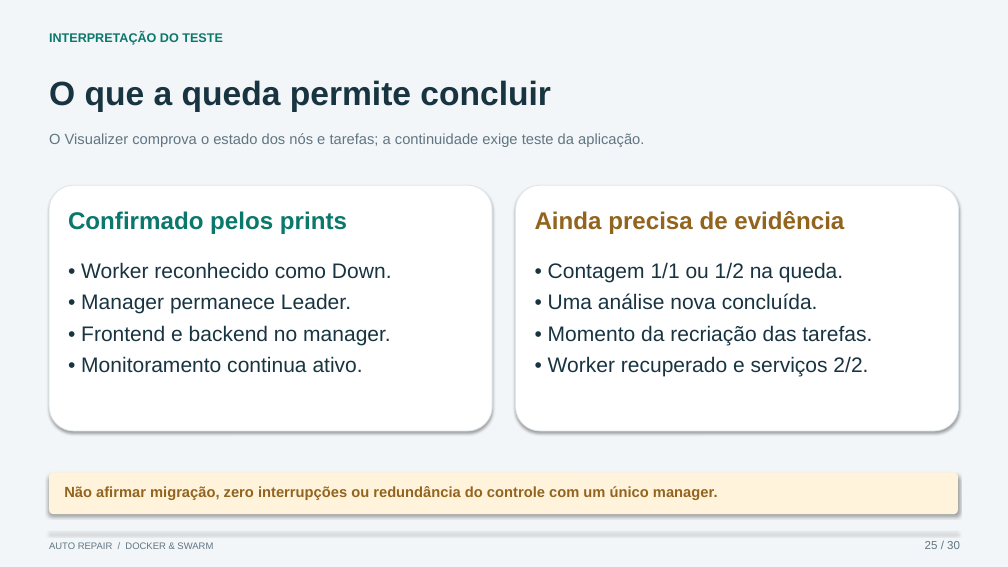
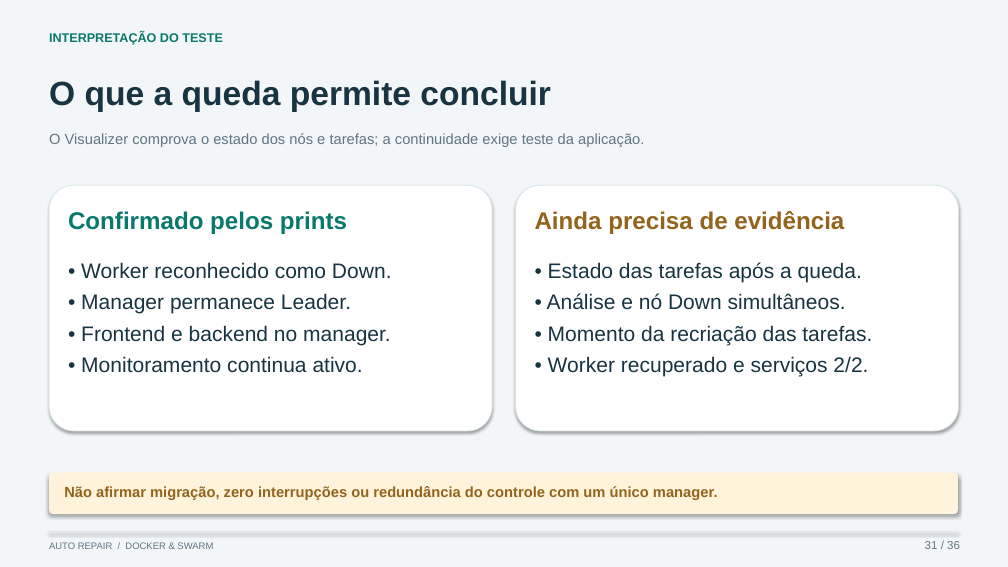
Before and after one commit to KaykyMatos845/auto-repair-budget-agent, a slide deck: slide 31 of public/auto-repair-apresentacao-demonstracao.pptx (slide 25 before the commit). Drawn at 1008x567 pixels with LibreOffice and Linux fonts; fonts in the diff are those of the drawing. Boxes give left, top, right and bottom in pixels: in the first picture for what was removed or moved away, otherwise in the second. Text is boxed around its words. In the diff, an @@ line names an element or a change of style, - is before the commit and + after.

```diff
--- a/public/auto-repair-apresentacao-demonstracao.pptx
+++ b/public/auto-repair-apresentacao-demonstracao.pptx
@@ text at [547,262,862,310]: text changed @@
-• Contagem 1/1 ou 1/2 na queda.
-• Uma análise nova concluída.
+• Estado das tarefas após a queda.
+• Análise e nó Down simultâneos.
@@ text at [925,541,960,549]: text changed @@
-25 / 30
+31 / 36
```
Also in this commit, not shown: 29 other slides changed, 6 slides added, 17 other files.
